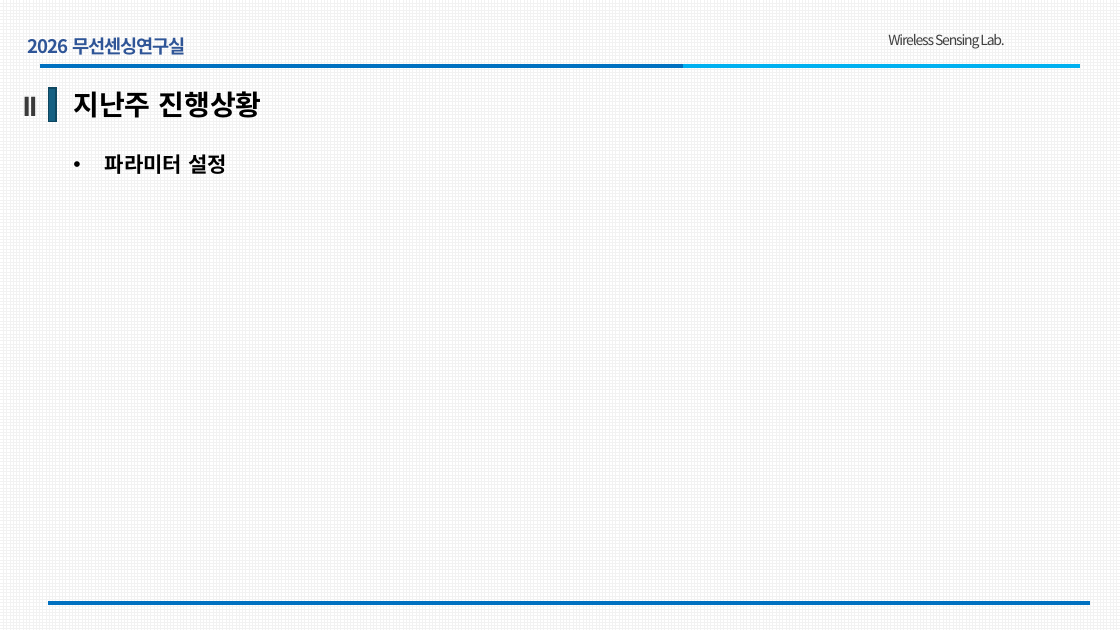
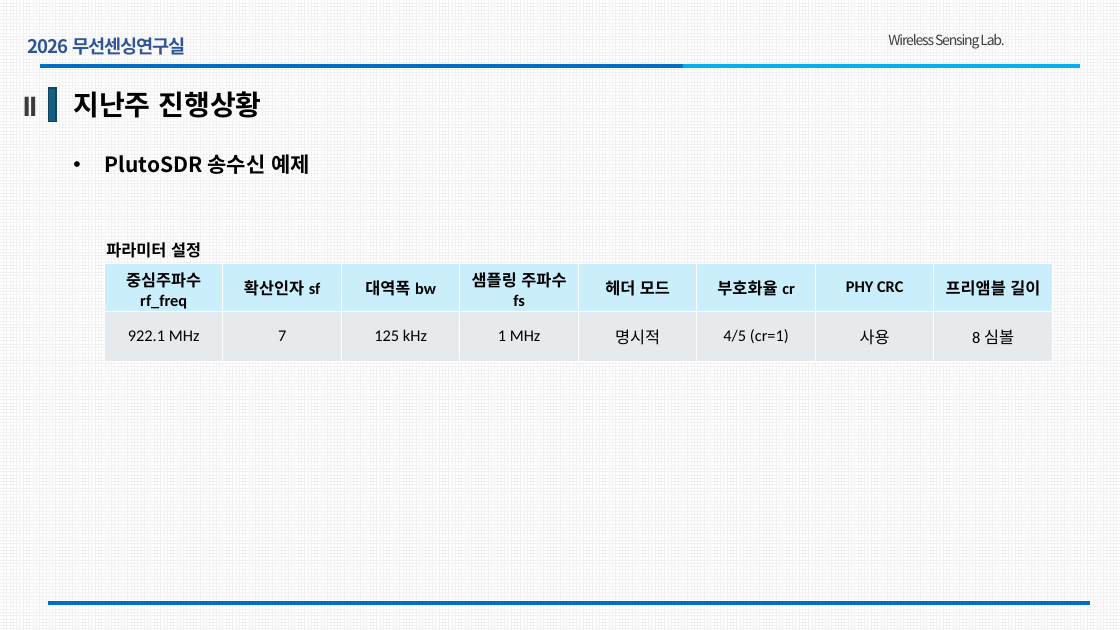
Before and after one commit to hajung0617/LoRaPHY, a slide deck: slide 9 of PPT/261102_v0.1.pptx (slide 7 before the commit). Drawn at 1120x630 pixels with LibreOffice and Linux fonts; fonts in the diff are those of the drawing; background and template pictures are left out. Boxes give left, top, right and bottom in pixels: in the first picture for what was removed or moved away, otherwise in the second. Text is boxed around its words. In the diff, an @@ line names an element or a change of style, - is before the commit and + after.

```diff
--- a/PPT/261102_v0.1.pptx
+++ b/PPT/261102_v0.1.pptx
@@ text added at bbox=[105, 154, 310, 174], 18 pt, text #000000, bold @@
+• PlutoSDR 송수신 예제
@@ text "파라미터 설정": place and size @@
-text "파라미터 설정" at bbox=[105, 154, 227, 174]
+text "파라미터 설정" at bbox=[106, 242, 201, 258]
@@ text "파라미터 설정" at bbox=[106, 242, 201, 258]: size 18 to 14 pt; bullet • to none; list level 1 to 2 in "파라미터 설정" @@
@@ table added at bbox=[104, 264, 1052, 361], 2 rows, 8 columns @@
+중심주파수 rf_freq | 확산인자 sf | 대역폭 bw | 샘플링 주파수 fs | 헤더 모드 | 부호화율 cr | PHY CRC | 프리앰블 길이
+922.1 MHz | 7 | 125 kHz | 1 MHz | 명시적 | 4/5 (cr=1) | 사용 | 8 심볼
```
Also in this commit, not shown: 4 other slides changed, 1 slide added, 8 other files.
